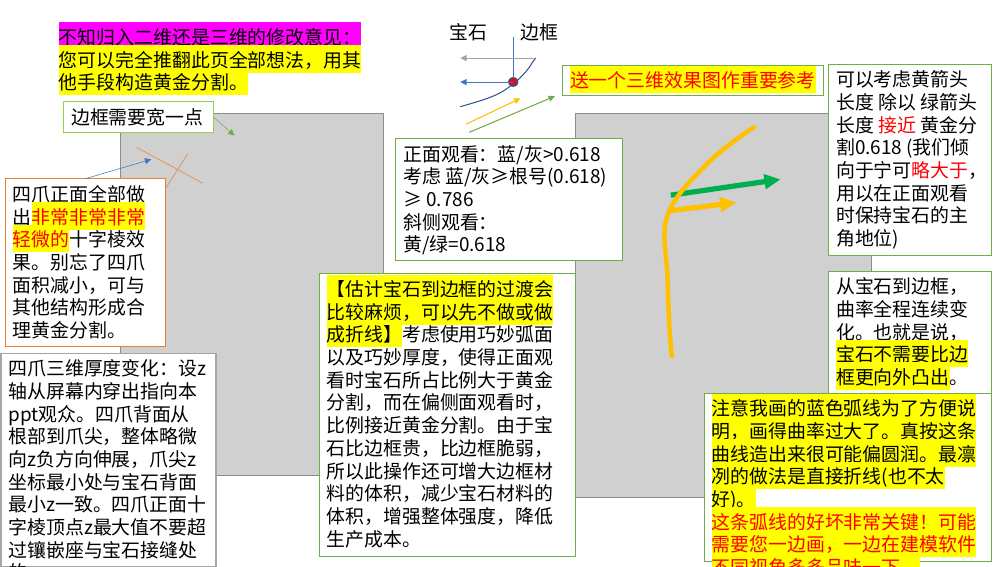
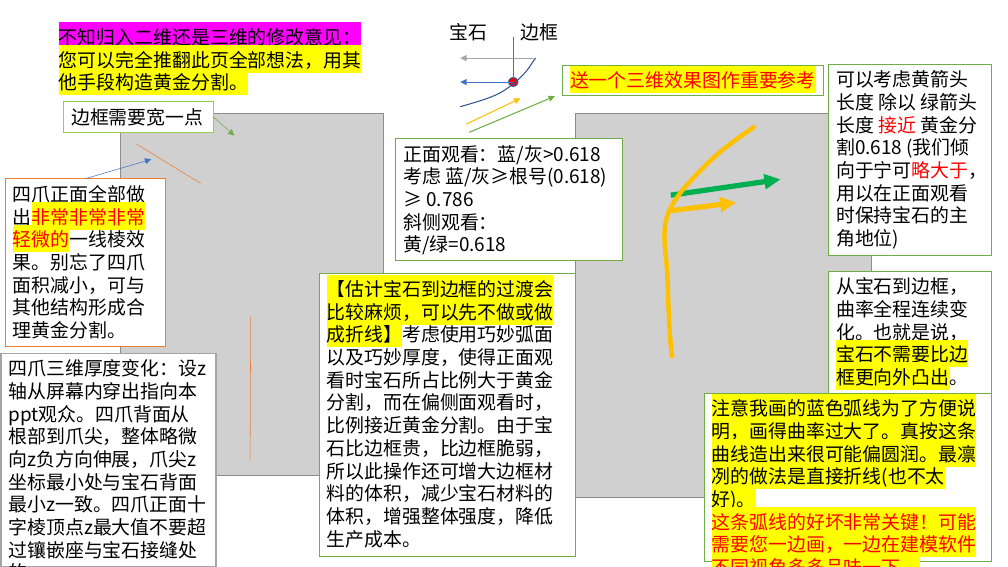
Before and after one commit to Hecate2/CNS, a slide deck: slide 3 of Brooch/drafts/修改意见.pptx. Drawn at 1008x567 pixels with LibreOffice and Linux fonts; fonts in the diff are those of the drawing; grey boxes stand for pictures. Boxes give left, top, right and bottom in pixels: in the first picture for what was removed or moved away, otherwise in the second. Text is boxed around its words. In the diff, an @@ line names an element or a change of style, - is before the commit and + after.

```diff
--- a/Brooch/drafts/修改意见.pptx
+++ b/Brooch/drafts/修改意见.pptx
@@ line moved from (137, 147) - (203, 183) to (137, 144) - (200, 184) @@
@@ line removed from (166, 188) to (188, 154) @@
@@ text in rectangle at (13,185,145,339): text changed @@
-四爪正面全部做出非常非常非常轻微的十字棱效果。别忘了四爪面积减小，可与其他结构形成合理黄金分割。
+四爪正面全部做出非常非常非常轻微的一线棱效果。别忘了四爪面积减小，可与其他结构形成合理黄金分割。
@@ line added from (251, 317) to (250, 461), #ED7D31 0.5 pt @@
```
Also in this commit, not shown: 2 other files.
